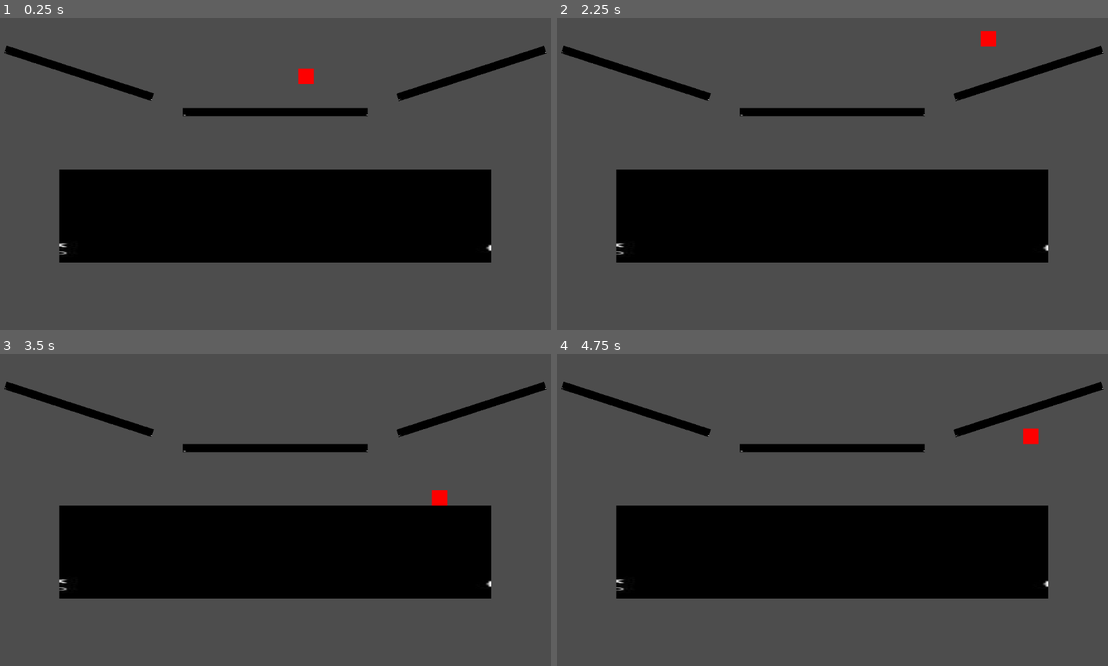
Above: before the commit, frames 1-4 (two rows, left to right).
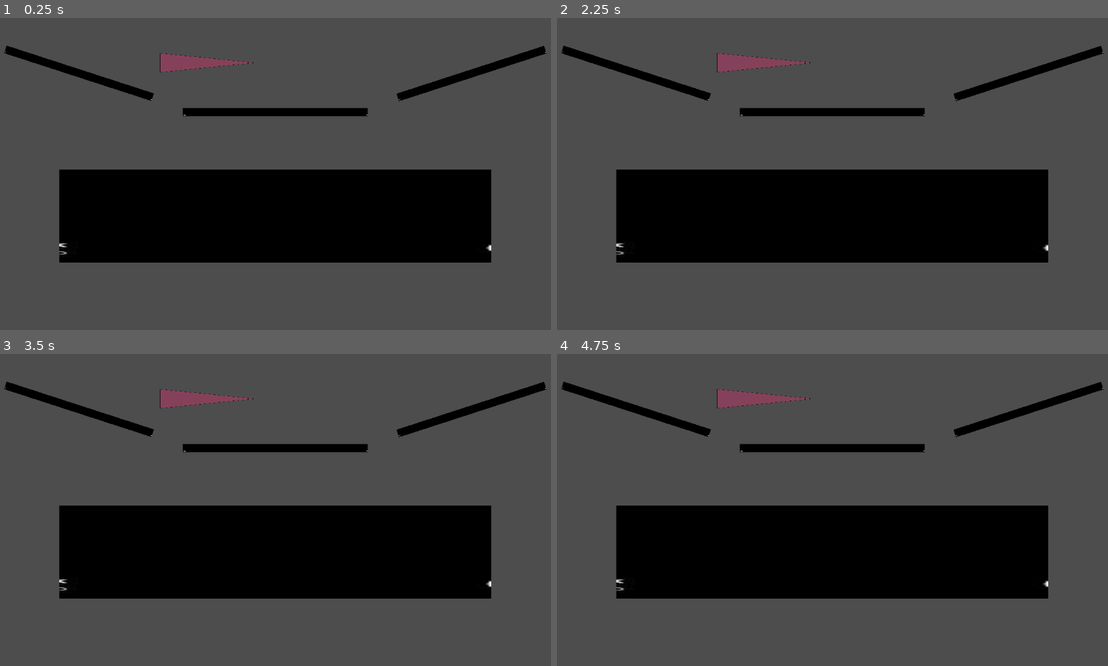
Above: after the commit, the same moments.

Repository: Farpah2/new-project
Game: Godot game, scene res://new map2.tscn
Same seed, same stepped clock (60 frames per second), same inputs: the game is played once before the commit and once after it. This scene is started directly instead of the project's main scene.
Inputs:
- Up to frame 1 (0.25 s): no input
- Up to frame 2 (2.25 s): hold D (right) 0.53-2.03 s; tap W (up) at 0.77, 1.52 s; tap Enter at 2 s; hold A (left) from 2.03 s (still down)
- Up to frame 3 (3.5 s): release A (left) at 2.78 s; hold D (right) from 2.78 s (still down); tap W (up) at 3.02 s
- Up to frame 4 (4.75 s): tap W (up) at 3.77, 4.52 s; release D (right) at 4.28 s; hold A (left) from 4.28 s (still down)

The runs differ from the first frame. In frame 1, 0.7% of the frame differs, in the area x 29-57%, y 11-22%; in frame 2, 0.7%, in the area x 29-80%, y 4-18%; in frame 3, 0.7%; in frame 4, 0.7%.

Commit message:
Update new map2.tscn

Diff:
--- a/new-game-project/new map2.tscn
+++ b/new-game-project/new map2.tscn
@@ -1,8 +1,8 @@
-[gd_scene load_steps=9 format=3 uid="uid://cr26ehdf2oq6e"]
+[gd_scene load_steps=8 format=3 uid="uid://cr26ehdf2oq6e"]
 
 [ext_resource type="Texture2D" uid="uid://bpldpxnufhgb4" path="res://black.jpg" id="1_8yr8p"]
-[ext_resource type="Script" uid="uid://ctqgqku1y6a46" path="res://character_body_2d.gd" id="4_5bncp"]
-[ext_resource type="Texture2D" uid="uid://dqjtriqip04gg" path="res://Red_cube.jpg" id="5_8a2b0"]
+[ext_resource type="Texture2D" uid="uid://pb75t8jgbfw5" path="res://triangle.png" id="2_ke73u"]
+[ext_resource type="Script" uid="uid://dctr3d5tfaji8" path="res://enemyreal.gd" id="3_5bncp"]
 
 [sub_resource type="RectangleShape2D" id="RectangleShape2D_4cenv"]
 size = Vector2(896, 193)
@@ -15,9 +15,6 @@
 
 [sub_resource type="RectangleShape2D" id="RectangleShape2D_1enr2"]
 size = Vector2(321.925, 16.3243)
-
-[sub_resource type="RectangleShape2D" id="RectangleShape2D_m38yl"]
-size = Vector2(32, 32)
 
 [node name="Map" type="Node2D"]
 
@@ -70,14 +67,17 @@
 
 [node name="testy thingy for simon limon" type="Node2D" parent="StaticBody2D"]
 
-[node name="CharacterBody2D" type="CharacterBody2D" parent="."]
-script = ExtResource("4_5bncp")
+[node name="enemy2" type="CharacterBody2D" parent="."]
+script = ExtResource("3_5bncp")
 
-[node name="CollisionShape2D" type="CollisionShape2D" parent="CharacterBody2D"]
-position = Vector2(638, 104)
-shape = SubResource("RectangleShape2D_m38yl")
+[node name="Sprite2D" type="Sprite2D" parent="enemy2"]
+modulate = Color(0.93223, 0.271447, 0.629277, 1)
+position = Vector2(434, 93)
+rotation = 1.5708
+scale = Vector2(0.0499996, 0.249125)
+texture = ExtResource("2_ke73u")
 
-[node name="Sprite2D" type="Sprite2D" parent="CharacterBody2D"]
-position = Vector2(638, 104)
-scale = Vector2(0.0894445, 0.0894444)
-texture = ExtResource("5_8a2b0")
+[node name="CollisionPolygon2D" type="CollisionPolygon2D" parent="enemy2"]
+position = Vector2(320, -103)
+rotation = 1.5708
+polygon = PackedVector2Array(177, -15, 181.401, -73.7469, 196, -214, 217, -15)
